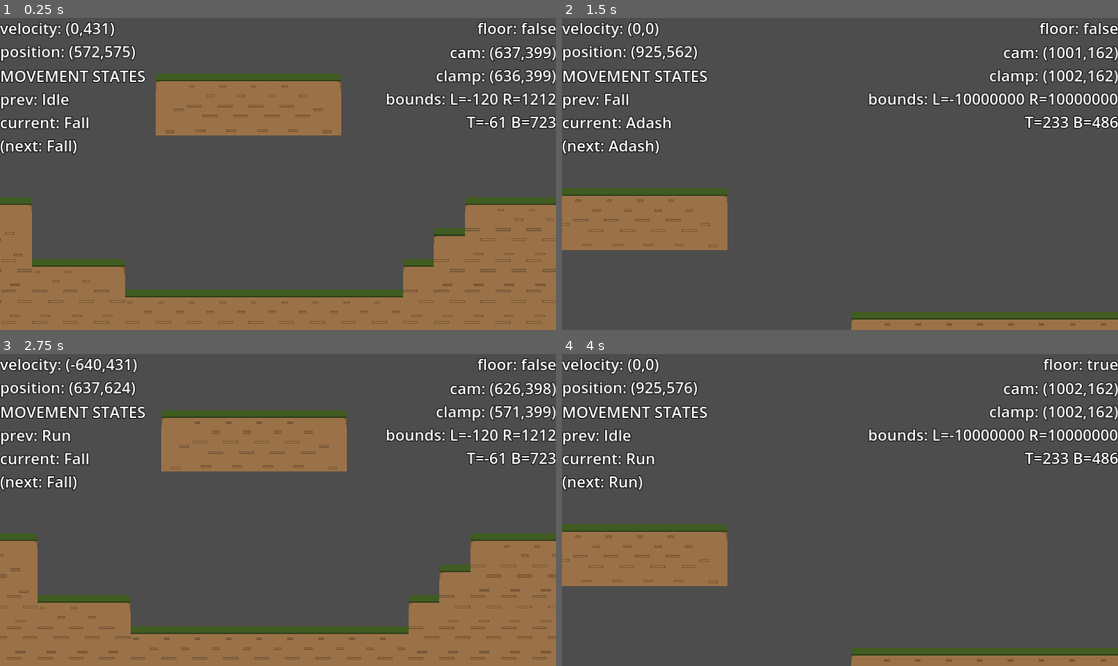
Above: before the commit, frames 1-4 (two rows, left to right).
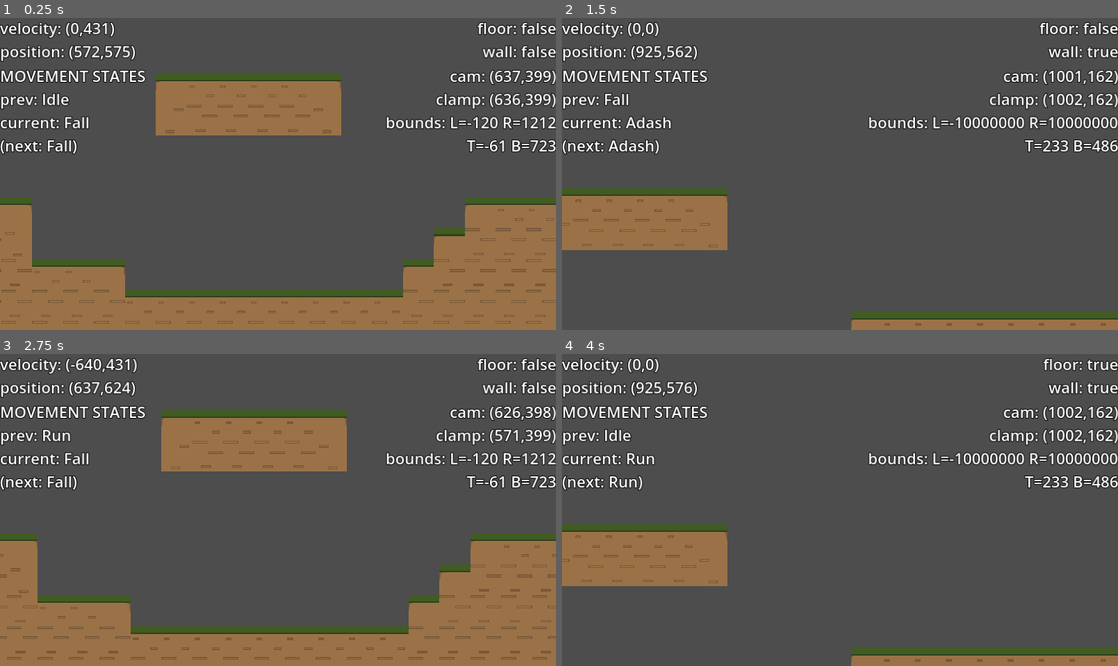
Above: after the commit, the same moments.

Repository: azylazide/untitled-hw-game-G4
Game: Godot game, scene res://src/levels/world.tscn
Two runs of this game, one before a commit and one after it. Both use one fixed random seed, a clock stepped at 60 frames per second and the inputs below.
Inputs:
- Up to frame 1 (0.25 s): no input
- Up to frame 2 (1.5 s): tap Enter (ui_accept) at 0.5 s; hold X (dash) 0.53-1.28 s; hold D (right) from 0.53 s (still down); tap Space (jump) at 0.77 s; tap X (dash) at 1.35 s
- Up to frame 3 (2.75 s): tap Space (jump) at 1.52 s; tap Enter (ui_accept) at 2 s; release D (right) at 2.03 s; hold A (left) from 2.03 s (still down); hold X (dash) from 2.03 s (still down)
- Up to frame 4 (4 s): release A (left) at 2.78 s; release X (dash) at 2.78 s; hold D (right) from 2.78 s (still down); tap X (dash) at 2.85 s; tap Space (jump) at 3.02, 3.77 s; hold X (dash) from 3.53 s (still down)

The runs differ from the first frame. In frame 1, 2.8% of the frame differs, in the area x 69-100%, y 8-43%; in frame 2, 3.3%, in the area x 55-100%, y 8-43%; in frame 3, 2.8%; in frame 4, 3.3%.

Commit message:
basic wall check

Diff:
--- a/src/actors/player.gd
+++ b/src/actors/player.gd
@@ -68,6 +68,8 @@
 
 ## If on floor on current frame
 var on_floor: bool
+
+var on_wall: bool
 
 ## MovementStates object that stores states information
 var Move: MovementStates
@@ -132,7 +134,8 @@
 
 	DebugTexts.get_node("Control/HBoxContainer/VBoxContainer/Label").text = "velocity: (%.00f,%.00f)\nposition: (%.00f,%.00f)" %[velocity.x,velocity.y,global_position.x,global_position.y]
 	DebugTexts.get_node("Control/HBoxContainer/VBoxContainer/Label2").text = "MOVEMENT STATES\nprev: %s\ncurrent: %s\n(next: %s)" %[Move.state_name[Move.previous],Move.state_name[Move.current],Move.state_name[Move.next]]
-	DebugTexts.get_node("Control/HBoxContainer/VBoxContainer2/Label3").text = "floor: %s" %on_floor
+	DebugTexts.get_node("Control/HBoxContainer/VBoxContainer2/Label3").text = "floor: %s\nwall: %s" %[on_floor,on_wall]
+
 
 ## Movement state machine
 func _movement_statemachine(delta: float) -> void:
@@ -193,6 +196,7 @@
 			was_on_floor = check_floor()
 			_apply_movement(dir)
 			on_floor = check_floor()
+			on_wall = check_wall()
 
 			if dir != 0:
 				return Move.STATES.RUN
@@ -217,6 +221,7 @@
 			was_on_floor = check_floor()
 			_apply_movement(dir)
 			on_floor = check_floor()
+			on_wall = check_wall()
 
 			if dir == 0 and on_floor:
 				return Move.STATES.IDLE
@@ -241,6 +246,9 @@
 			was_on_floor = check_floor()
 			_apply_movement(dir)
 			on_floor = check_floor()
+			on_wall = check_wall()
+
+			#wallslide
 
 			if on_floor:
 				return Move.STATES.IDLE
@@ -255,6 +263,7 @@
 			was_on_floor = check_floor()
 			_apply_movement(dir)
 			on_floor = check_floor()
+			on_wall = check_wall()
 
 			if velocity.y > 0:
 				return Move.STATES.FALL
@@ -267,6 +276,7 @@
 			was_on_floor = check_floor()
 			_apply_movement(dir)
 			on_floor = check_floor()
+			on_wall = check_wall()
 
 			if not on_floor:
 				if was_on_floor:
@@ -289,6 +299,7 @@
 			was_on_floor = check_floor()
 			_apply_movement(dir)
 			on_floor = check_floor()
+			on_wall = check_wall()
 
 			if dash_timer.is_stopped():
 				if on_floor:
@@ -359,6 +370,22 @@
 func check_floor() -> bool:
 	#printt(is_on_floor(),is_on_floor_only(),on_floor)
 	return is_on_floor() or not coyote_timer.is_stopped()
+
+func check_wall() -> bool:
+	var left: bool = left_wall_detector.is_colliding()
+	var right: bool = right_wall_detector.is_colliding()
+
+	if left and right:
+		wall_normal = Vector2.ZERO
+		return true
+	elif left:
+		wall_normal = left_wall_detector.get_collision_normal(0)
+		return true
+	elif right:
+		wall_normal = right_wall_detector.get_collision_normal(0)
+		return true
+	else:
+		return false
 
 func _unhandled_input(event: InputEvent) -> void:
 	match Move.current:
